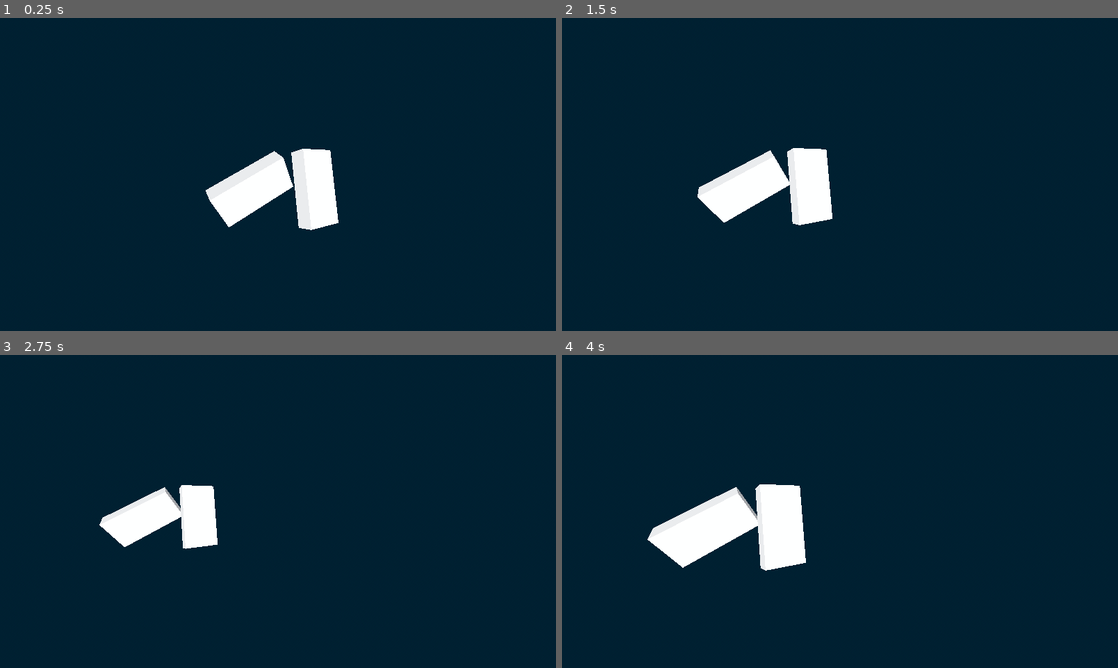
Above: before the commit, frames 1-4 (two rows, left to right).
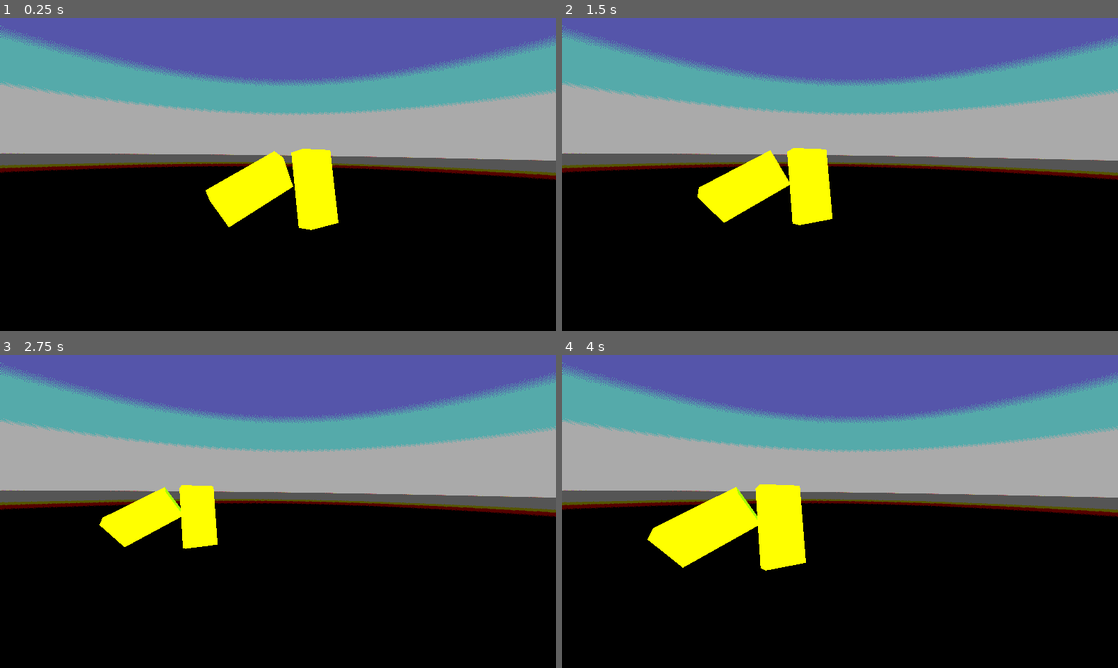
Above: after the commit, the same moments.

Repository: LargeMitchell/shaders
Game: Godot game, scene res://scenes/Level.tscn
Same seed, same stepped clock (60 frames per second), same inputs: the game is played once before the commit and once after it.
Inputs:
- Up to frame 1 (0.25 s): no input
- Up to frame 2 (1.5 s): tap Enter at 0.5 s; hold D (right) 0.53-1.28 s; hold S (back) from 1.28 s (still down)
- Up to frame 3 (2.75 s): release S (back) at 2.03 s; hold D (right) from 2.03 s (still down)
- Up to frame 4 (4 s): release D (right) at 2.78 s; hold W (forward) 2.78-3.53 s; hold A (left) from 3.53 s (still down)

The runs differ from the first frame. In frame 1, 100% of the frame differs, in the area x 0-100%, y 0-100%; in frame 2, 100%; in frame 3, 100%; in frame 4, 100%.

Commit message:
Fixed color quantizer

Diff:
--- a/project.godot
+++ b/project.godot
@@ -12,7 +12,7 @@
 
 config/name="Shaders"
 run/main_scene="res://scenes/Level.tscn"
-config/features=PackedStringArray("4.2", "Forward Plus")
+config/features=PackedStringArray("4.1", "Forward Plus")
 config/icon="res://icon.svg"
 
 [autoload]
--- a/scenes/BlinnPhongTest.tscn
+++ b/scenes/BlinnPhongTest.tscn
@@ -1,6 +1,6 @@
 [gd_scene load_steps=11 format=3 uid="uid://8dey2egourph"]
 
-[ext_resource type="Shader" path="res://Shaders/ColorQuantizer.gdshader" id="1_3cf6i"]
+[ext_resource type="Shader" path="res://Shaders/CelShading.gdshader" id="1_3cf6i"]
 
 [sub_resource type="Gradient" id="Gradient_8ydeo"]
 colors = PackedColorArray(0.241667, 0, 0.58, 1, 1, 0.533333, 0, 1)
--- /dev/null
+++ b/scenes/ColorQuantizer.gdshader
@@ -0,0 +1,14 @@
+shader_type canvas_item;
+
+// The amount of colors you want per color channel. X is Red, Y is Green, Z is Blue. By default it is set to the 8-bit default
+uniform vec3 color_resolution = vec3(8, 8, 4);
+
+uniform sampler2D screen_tex : hint_screen_texture;
+
+void fragment() {
+	vec3 col = texture(screen_tex, UV).rgb;
+
+	vec3 color_bands = floor(col * color_resolution) / (color_resolution - 1.0);
+
+	COLOR.rgb = color_bands;
+}
--- a/scenes/Level.tscn
+++ b/scenes/Level.tscn
@@ -1,21 +1,18 @@
-[gd_scene load_steps=11 format=3 uid="uid://di134wsl521go"]
+[gd_scene load_steps=12 format=3 uid="uid://di134wsl521go"]
 
 [ext_resource type="Script" path="res://scripts/CameraMovement.gd" id="1_fsd4w"]
 [ext_resource type="Shader" path="res://Shaders/PixelationShader.gdshader" id="2_mn1ok"]
+[ext_resource type="Shader" path="res://scenes/ColorQuantizer.gdshader" id="3_8qmiu"]
 
-[sub_resource type="ProceduralSkyMaterial" id="ProceduralSkyMaterial_ptlxs"]
-sky_top_color = Color(0, 0.133333, 0.196078, 1)
-sky_horizon_color = Color(0, 0.133333, 0.196078, 1)
-sky_curve = 0.0104022
-ground_bottom_color = Color(0, 0.133333, 0.196078, 1)
-ground_horizon_color = Color(0, 0.133333, 0.196078, 1)
+[sub_resource type="ProceduralSkyMaterial" id="ProceduralSkyMaterial_1usbl"]
 
-[sub_resource type="Sky" id="Sky_ulpt4"]
-sky_material = SubResource("ProceduralSkyMaterial_ptlxs")
+[sub_resource type="Sky" id="Sky_rqccx"]
+sky_material = SubResource("ProceduralSkyMaterial_1usbl")
 
 [sub_resource type="Environment" id="Environment_hfl0t"]
 background_mode = 2
-sky = SubResource("Sky_ulpt4")
+background_color = Color(0.478431, 0, 0, 1)
+sky = SubResource("Sky_rqccx")
 
 [sub_resource type="ShaderMaterial" id="ShaderMaterial_8sfg7"]
 shader = ExtResource("2_mn1ok")
@@ -32,10 +29,11 @@
 [sub_resource type="StandardMaterial3D" id="StandardMaterial3D_4rd4v"]
 diffuse_mode = 3
 specular_mode = 1
+albedo_color = Color(1, 1, 0, 1)
 
 [sub_resource type="ShaderMaterial" id="ShaderMaterial_ctcdq"]
-shader = ExtResource("2_mn1ok")
-shader_parameter/pixelSize = 2
+shader = ExtResource("3_8qmiu")
+shader_parameter/color_resolution = Vector3(4, 4, 4)
 
 [node name="Level" type="Node3D"]
 
Renamed: Shaders/ColorQuantizer.gdshader -> Shaders/CelShading.gdshader
